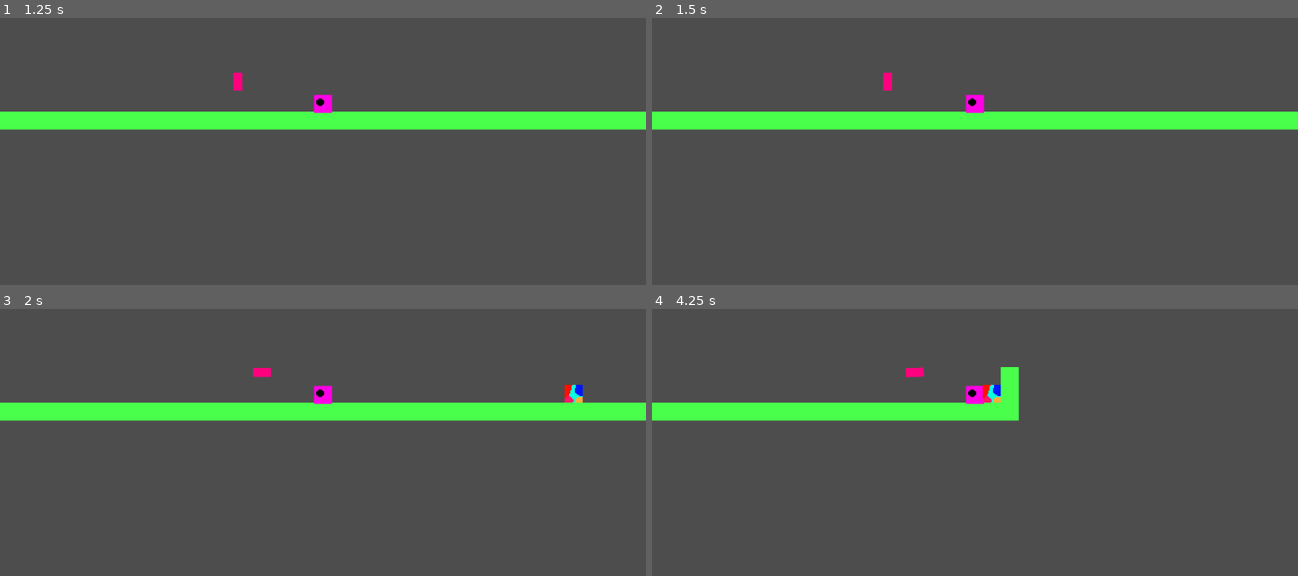
Above: before the commit, frames 1-4 (two rows, left to right).
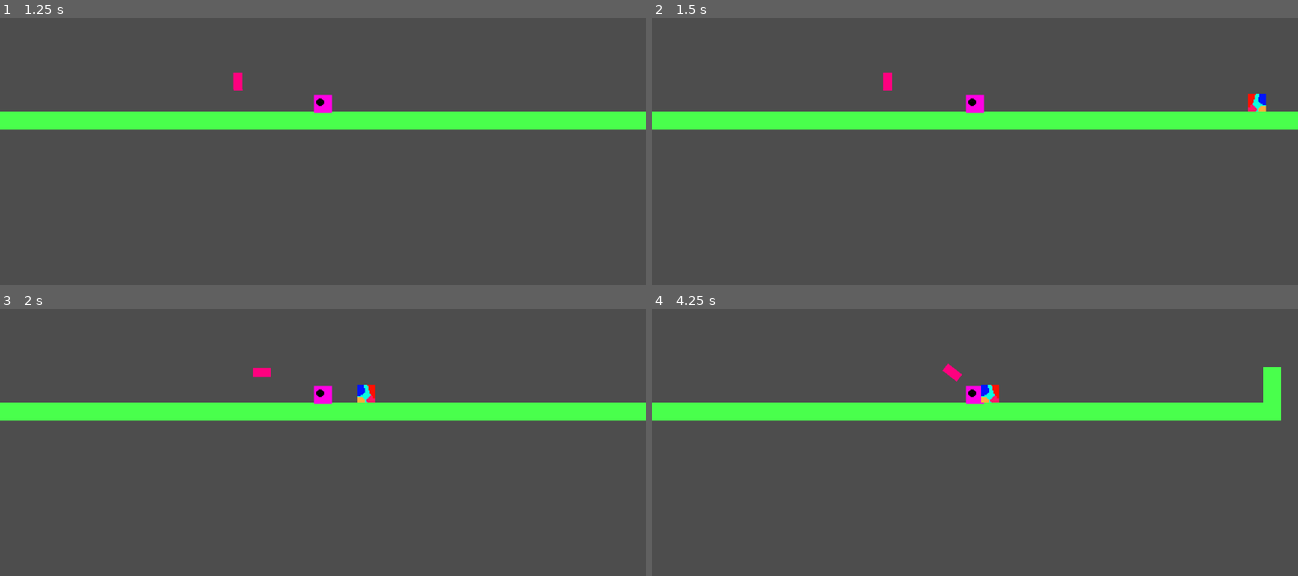
Above: after the commit, the same moments.

Repository: InfinityDxD/prueba
Game: Godot game, scene res://test.tscn
Same seed, same stepped clock (60 frames per second), same inputs: the game is played once before the commit and once after it.
Inputs:
- Up to frame 1 (1.25 s): tap Enter (ui_accept) at 0.5, 0.77 s; hold Right (ui_right) from 0.53 s (still down)
- Up to frame 2 (1.5 s): keep holding Right (ui_right)
- Up to frame 3 (2 s): keep holding Right (ui_right); tap Enter (ui_accept) at 1.52 s
- Up to frame 4 (4.25 s): release Right (ui_right) at 2.03 s; hold Left (ui_left) 2.03-2.78 s; hold Right (ui_right) from 2.78 s (still down); tap Enter (ui_accept) at 3.02, 3.77 s

Frame 1 is identical in both runs. In frame 2, 0.2% of the frame differs, in the area x 92-96%, y 28-36%; in frame 3, 0.4%; in frame 4, 4.0%, in the area x 39-98%, y 20-42%.

Commit message:
enemigo sigue fallando

Diff:
--- a/enemy.tscn
+++ b/enemy.tscn
@@ -8,7 +8,7 @@
 
 [node name="Enemy" type="Node2D" unique_id=696544202]
 
-[node name="CharacterBody2D" type="CharacterBody2D" parent="." unique_id=1088135954 groups=["player"]]
+[node name="CharacterBody2D" type="CharacterBody2D" parent="." unique_id=1088135954]
 script = ExtResource("1_4gyqm")
 
 [node name="Sprite2D" type="Sprite2D" parent="CharacterBody2D" unique_id=2119821679]
